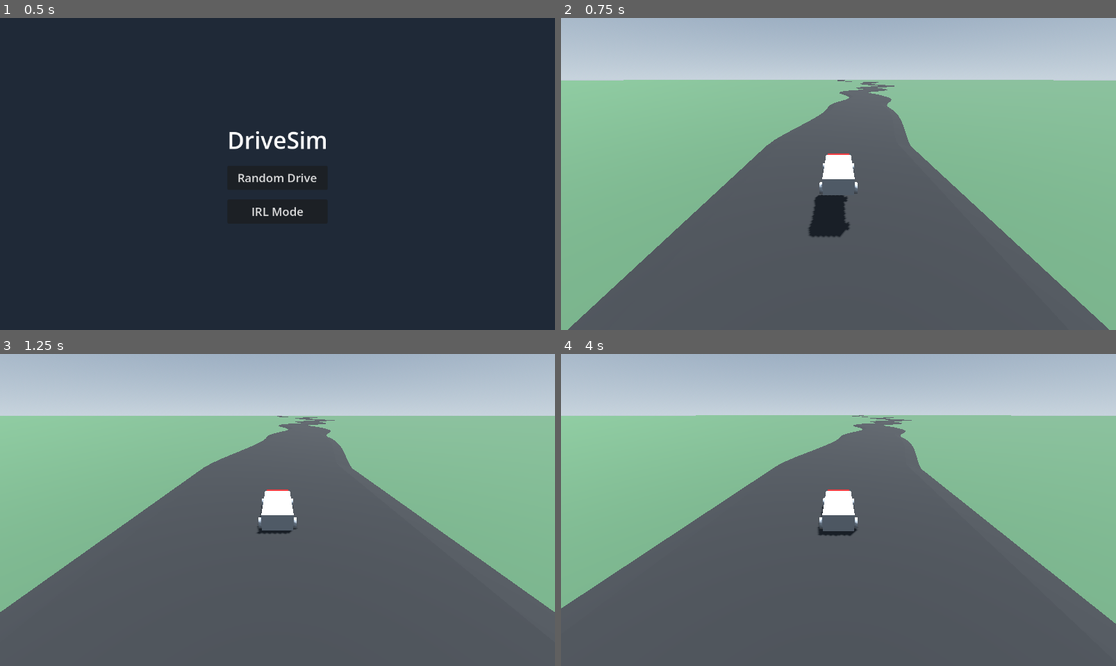
Above: before the commit, frames 1-4 (two rows, left to right).
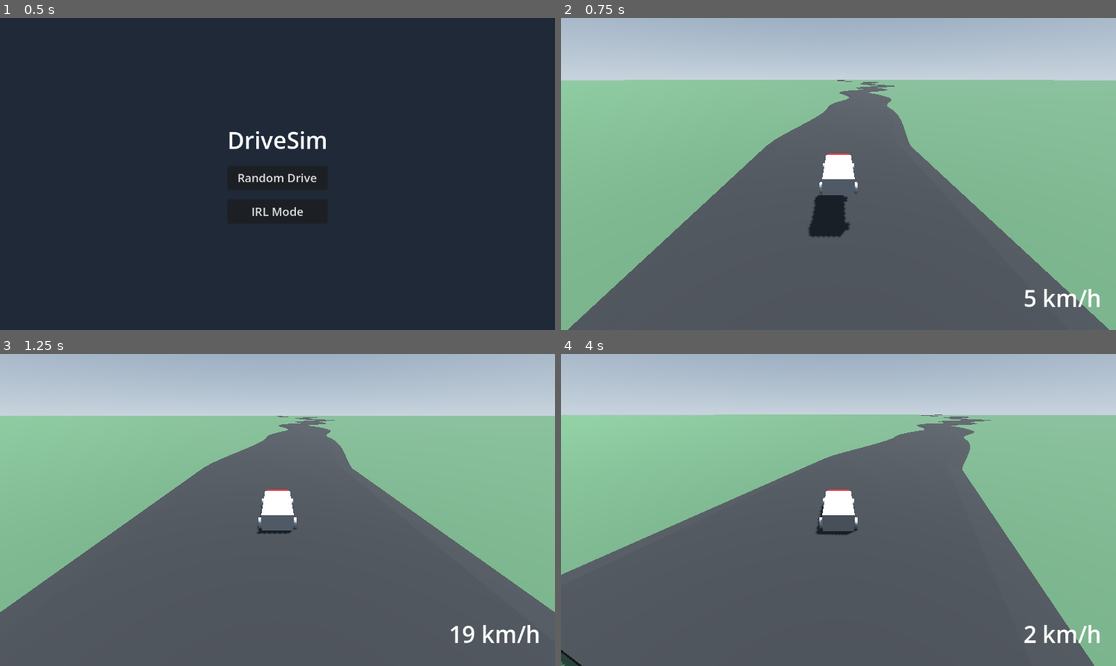
Above: after the commit, the same moments.

Repository: H3AD5H0TPlay/driveSim
Game: Godot game, scene res://scenes/UI/MainMenu.tscn
The game is run twice, just before and just after one commit, with the same random seed, the same clock (stepped at 60 frames per second) and the same inputs.
Inputs:
- Up to frame 1 (0.5 s): no input
- Up to frame 2 (0.75 s): click "Random Drive" at 0.5 s
- Up to frame 3 (1.25 s): no input
- Up to frame 4 (4 s): tap Enter (ui_accept) at 1.25, 1.52, 2.27, 3.77 s; hold Right (ui_right) 1.28-2.03 s; hold Down (ui_down) 2.03-2.78 s; hold Right (ui_right) 2.78-3.53 s; hold Up (ui_up) from 3.53 s (still down)

Frame 1 is identical in both runs. In frame 2, 0.3% of the frame differs, in the area x 83-98%, y 86-93%; in frame 3, 0.4%; in frame 4, 7.9%, in the area x 0-100%, y 19-100%.

Commit message:
Boost engine force and add HUD speedometer

Diff:
--- a/scenes/Vehicle/Vehicle.gd
+++ b/scenes/Vehicle/Vehicle.gd
@@ -1,8 +1,10 @@
 extends VehicleBody3D
 
-const MAX_ENGINE_FORCE = 400.0
+const MAX_ENGINE_FORCE = 1500.0
 const MAX_BRAKE_FORCE = 150.0
 const MAX_STEER_ANGLE = 0.5
+
+@onready var speed_label = $HUD/SpeedLabel
 
 func _physics_process(delta):
 	# Alapvető manuális irányítás a teszteléshez
@@ -26,3 +28,9 @@
 		brake = MAX_BRAKE_FORCE
 	else:
 		brake = 0.0
+
+	# Sebességmérő frissítése
+	if speed_label:
+		# Valós sebesség (hossz) m/s-ban, majd átváltva km/h-ra
+		var speed_kmh = linear_velocity.length() * 3.6
+		speed_label.text = "%d km/h" % int(speed_kmh)
--- a/scenes/Vehicle/Vehicle.tscn
+++ b/scenes/Vehicle/Vehicle.tscn
@@ -80,3 +80,21 @@
 [node name="Camera3D" type="Camera3D" parent="."]
 transform = Transform3D(1, 0, 0, 0, 0.906308, 0.422618, 0, -0.422618, 0.906308, 0, 6, 12)
 current = true
+
+[node name="HUD" type="CanvasLayer" parent="."]
+
+[node name="SpeedLabel" type="Label" parent="HUD"]
+anchors_preset = 3
+anchor_left = 1.0
+anchor_top = 1.0
+anchor_right = 1.0
+anchor_bottom = 1.0
+offset_left = -250.0
+offset_top = -100.0
+offset_right = -30.0
+offset_bottom = -20.0
+grow_horizontal = 0
+grow_vertical = 0
+theme_override_font_sizes/font_size = 48
+text = "0 km/h"
+horizontal_alignment = 2
